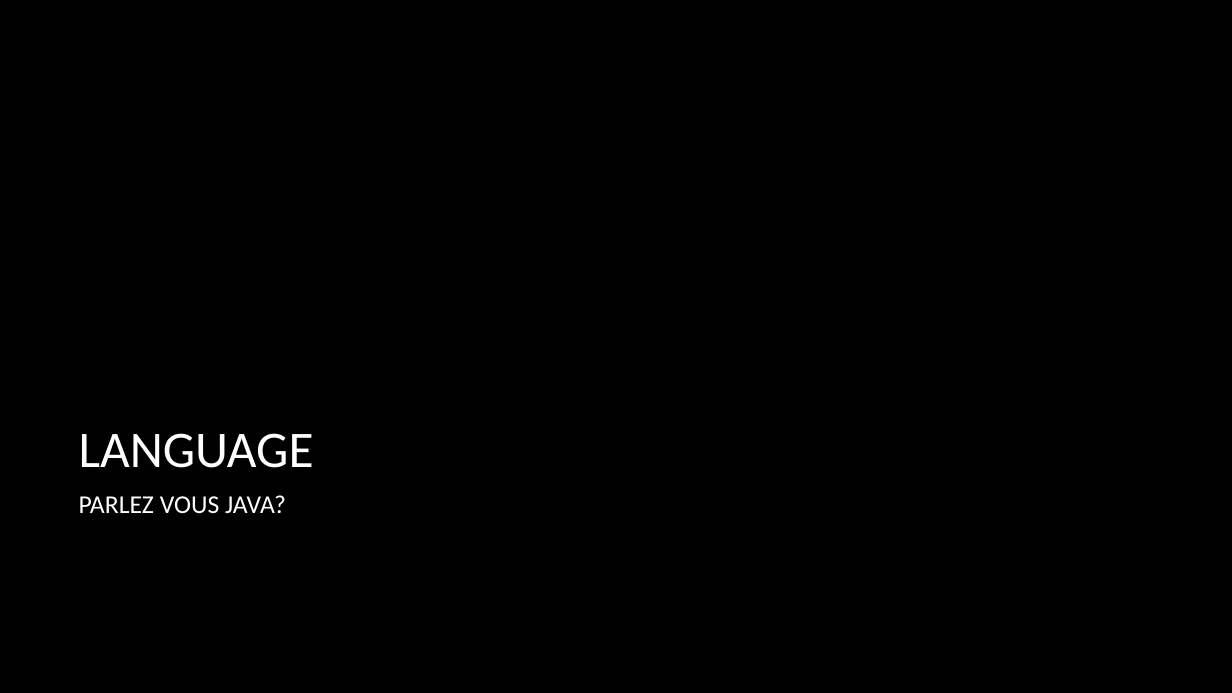
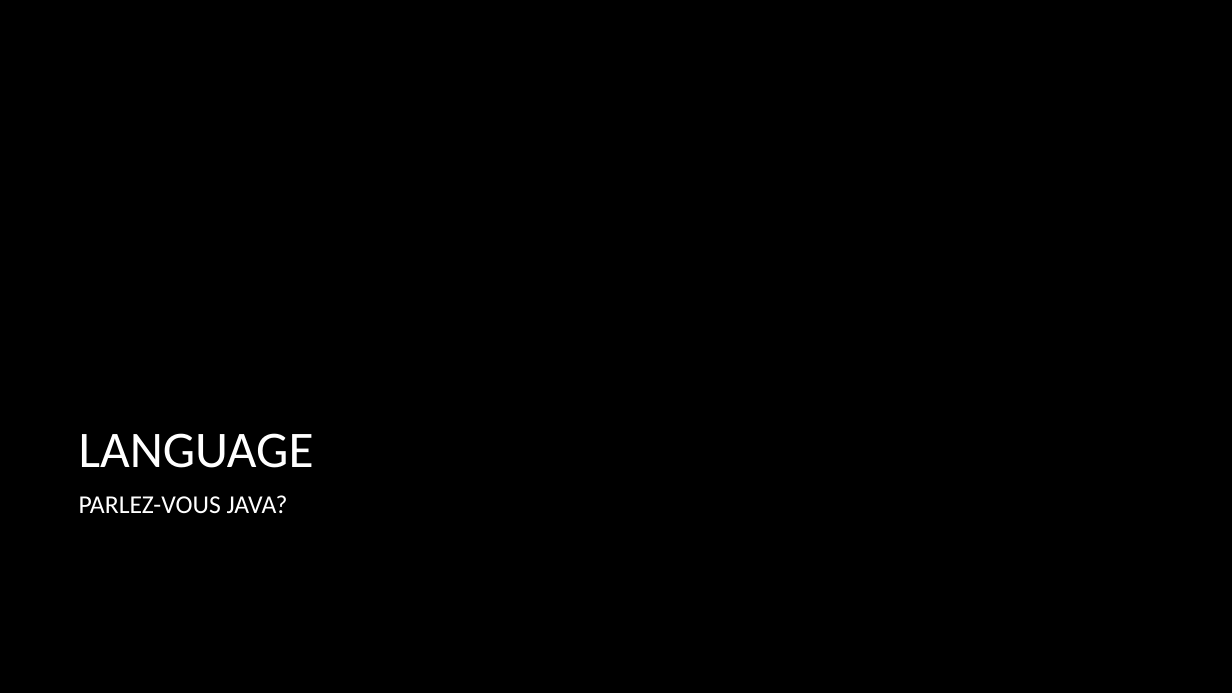
Before and after one commit to macdaddyaz/modern-java, a slide deck: slide 7 of Java 9 and up.pptx. Drawn at 1232x693 pixels with LibreOffice and Linux fonts; fonts in the diff are those of the drawing; background and template pictures are left out. Boxes give left, top, right and bottom in pixels: in the first picture for what was removed or moved away, otherwise in the second. Text is boxed around its words. In the diff, an @@ line names an element or a change of style, - is before the commit and + after.

```diff
--- a/Java 9 and up.pptx
+++ b/Java 9 and up.pptx
@@ text at (x1=79, y1=495, x2=288, y2=514): text changed @@
-PARLEZ VOUS JAVA?
+PARLEZ-VOUS JAVA?
```
Also in this commit, not shown: 4 other slides changed, 1 slide added.
